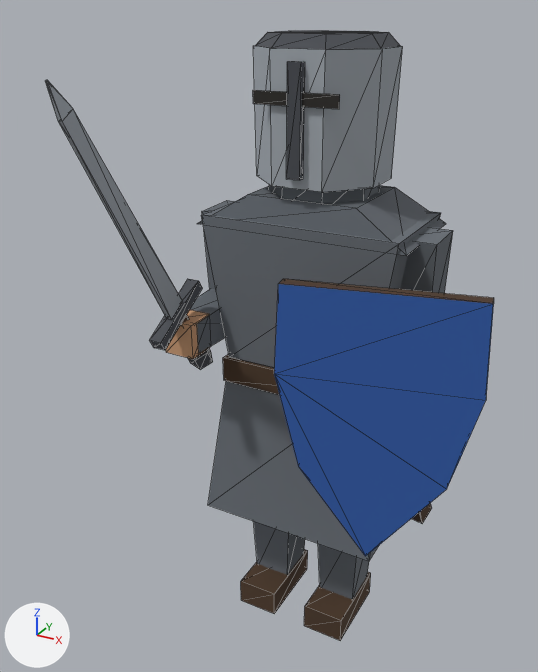
Renders of the glTF model art-pipeline/models/man-at-arms.glb from each side of a commit.
Both versions are drawn from a 50 mm camera at (0.92, -2.0, 2.0) aimed at (-0.04, -0.26, 1.13). The lights are fixed; the arrows at lower left show +X, +Y and +Z. The older version comes first. Mesh edges are drawn as thin lines. Where no turn or scale is listed for an object, it has been applied to the vertices. Vertices at exactly the same position are counted once.

The first picture shows 'arm_L', 'arm_R', 'head', 'hips', 'shield', 'shin_L', 'shin_R', 'sword', 'torso'.
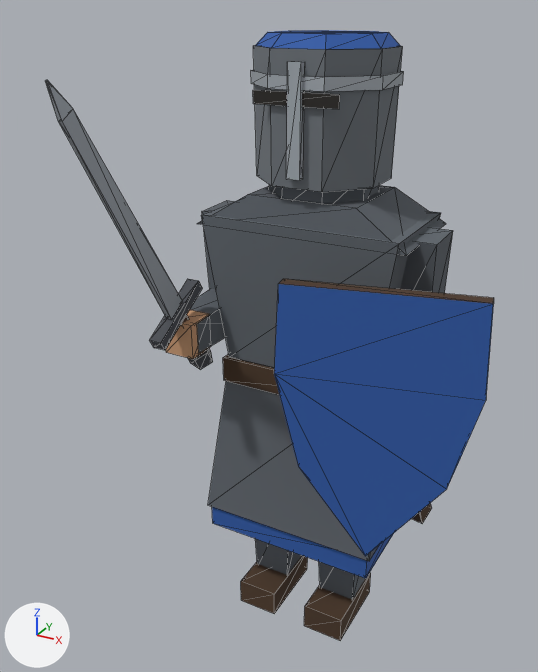
Boxes (x1, y1, x2, y2) around the edits, measured in the pictures (538 x 672 px):
'head', reshaped
    before: (253, 30, 403, 203)
    after: (251, 30, 404, 203)
'hips', reshaped (8% taller)
    before: (208, 354, 432, 561)
    after: (208, 354, 432, 578)
'shin_L', reshaped
    before: (304, 544, 371, 641)
    after: (304, 562, 371, 641)
'shin_R', reshaped
    before: (241, 521, 308, 614)
    after: (241, 539, 308, 614)
part 1 of me_hips, added (blue)
    after: (212, 507, 394, 578)
part 2 of me_hips, edited (looks the same)
    both: (208, 381, 379, 561)
part 3 of me_head, added
    after: (251, 70, 404, 92)
part 4 of me_head, recoloured
    both: (253, 30, 403, 195)
part 5 of me_head, recoloured (grey to blue)
    both: (255, 30, 400, 49)
part 6 of me_shin_l, recoloured (grey to dark grey)
    before: (318, 544, 369, 599)
    after: (319, 562, 365, 599)
part 7 of me_shin_r, recoloured (grey to dark grey)
    before: (254, 521, 305, 575)
    after: (255, 539, 302, 575)

The change, as a list of edits to the scene's bpy script:
```text
Change me_hips:
    used by ob_hips; location = (0.0, 0.0, 0.92)
    remove me_hips.from_pydata(...)  # 24 vertices, 36 faces; spans x -0.3..0.361, y -0.225..0.256, z -0.616..0.06
    add me_hips.from_pydata(...)  # 32 vertices, 46 faces; spans x -0.3..0.361, y -0.225..0.256, z -0.616..0.06
    me_hips part 1
    8 vertices are added at x -0.29..0.29, y -0.215..0.215, z -0.58..-0.49
    10 new faces join them, mat_teamcolor (blue #2c5aa8)
    me_hips part 2: 12 kept faces spanning x -0.3..0.3, y -0.225..0.225, z -0.5..0.06 get new vertex colours; the middle colour goes from grey #666c73 to dark grey #5e646b
    add me_hips.materials.append(mat_teamcolor)  # blue #2c5aa8
Change me_head:
    used by ob_head; location = (0.0, -0.001, 1.48)
    remove me_head.from_pydata(...)  # 60 vertices, 82 faces; spans x -0.191..0.191, y -0.201..0.195, z 0.0..0.465
    add me_head.from_pydata(...)  # 76 vertices, 92 faces; spans x -0.197..0.197, y -0.201..0.202, z 0.0..0.465
    me_head part 3: a new loose piece of 16 vertices spanning x -0.197..0.197, y -0.193..0.202, z 0.33..0.365, in mat_palette
    me_head part 4: 74 kept faces spanning x -0.191..0.191, y -0.201..0.195, z 0.0..0.465 get new vertex colours; the middle colour goes from grey #6b7179 to grey #6e747a
    me_head part 5: 22 faces spanning x -0.186..0.186, y -0.182..0.191, z 0.43..0.465 switch from mat_palette to mat_teamcolor (blue #2c5aa8)
    other edits to the shape of me_head do not show in these pictures
Change me_shin_l:
    used by ob_shin_l; location = (0.13, 0.0, 0.43)
    remove me_shin_l.from_pydata(...)  # 16 vertices, 24 faces; spans x -0.08..0.08, y -0.18..0.09, z -0.43..0.02
    add me_shin_l.from_pydata(...)  # 24 vertices, 34 faces; spans x -0.085..0.085, y -0.18..0.09, z -0.43..0.05
    me_shin_l part 6: 12 kept faces spanning x -0.08..0.08, y -0.085..0.085, z -0.36..0.02 get new vertex colours; the middle colour goes from grey #696f76 to dark grey #60676e
    edits to the shape of me_shin_l do not show in these pictures
Change me_shin_r:
    used by ob_shin_r; location = (-0.13, 0.0, 0.43)
    remove me_shin_r.from_pydata(...)  # 16 vertices, 24 faces; spans x -0.08..0.08, y -0.18..0.09, z -0.43..0.02
    add me_shin_r.from_pydata(...)  # 24 vertices, 34 faces; spans x -0.085..0.085, y -0.18..0.09, z -0.43..0.05
    me_shin_r part 7: 12 kept faces spanning x -0.08..0.08, y -0.085..0.085, z -0.36..0.02 get new vertex colours; the middle colour goes from grey #656b73 to dark grey #5e636a
    edits to the shape of me_shin_r do not show in these pictures
```
